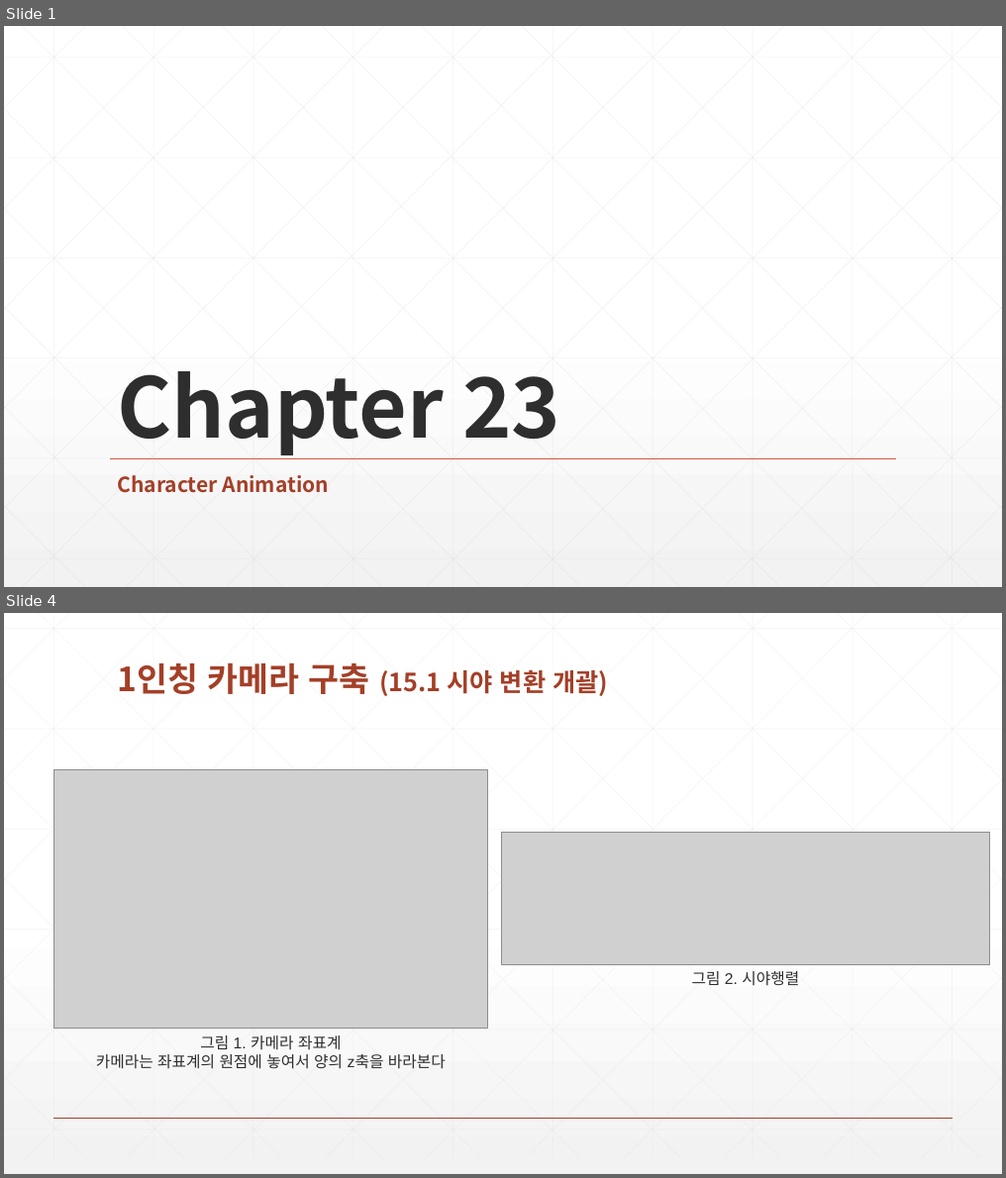
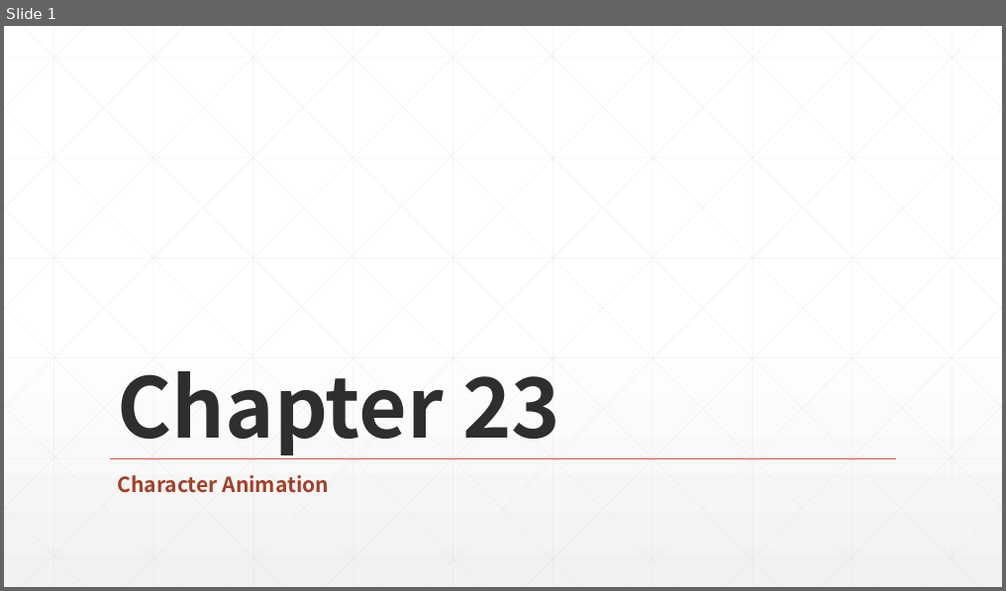
Before and after one commit to earthboom/CodingStudy, a slide deck: Common/Chapter 23 Character Animation.pptx. Shown one above the other, each under a label of ours: slides 1 and 4 before the commit, slide 1 after it; the slides between them are not shown. The pictures are 1006x1178 and 1006x591 pixels, drawn with LibreOffice and Linux fonts; fonts in the diff are those of the drawing; grey boxes stand for pictures. Boxes give left, top, right and bottom in pixels: in the first picture for what was removed or moved away, otherwise in the second. Text is boxed around its words. In the diff, an @@ line names an element or a change of style, - is before the commit and + after.

```diff
--- a/Common/Chapter 23 Character Animation.pptx
+++ b/Common/Chapter 23 Character Animation.pptx
@@ slide 4 removed at bbox=[4, 613, 1002, 1174], background gradient #FFFFFF to #F2F2F2 @@
@@ title removed at bbox=[118, 663, 608, 696] @@
-1인칭 카메라 구축 (15.1 시야 변환 개괄)
@@ picture removed at bbox=[54, 769, 487, 1028] @@
@@ picture removed at bbox=[501, 833, 990, 964] @@
@@ text removed at bbox=[692, 971, 799, 985] @@
-그림 2. 시야행렬
@@ text removed at bbox=[96, 1036, 446, 1069] @@
-그림 1. 카메라 좌표계
-카메라는 좌표계의 원점에 놓여서 양의 z축을 바라본다
@@ group removed at bbox=[4, 613, 1002, 1158]: 46 lines @@
@@ line removed from (54, 1118) to (952, 1118) @@
```
Also in this commit, not shown: 10 slides added, 6 other slides removed.
